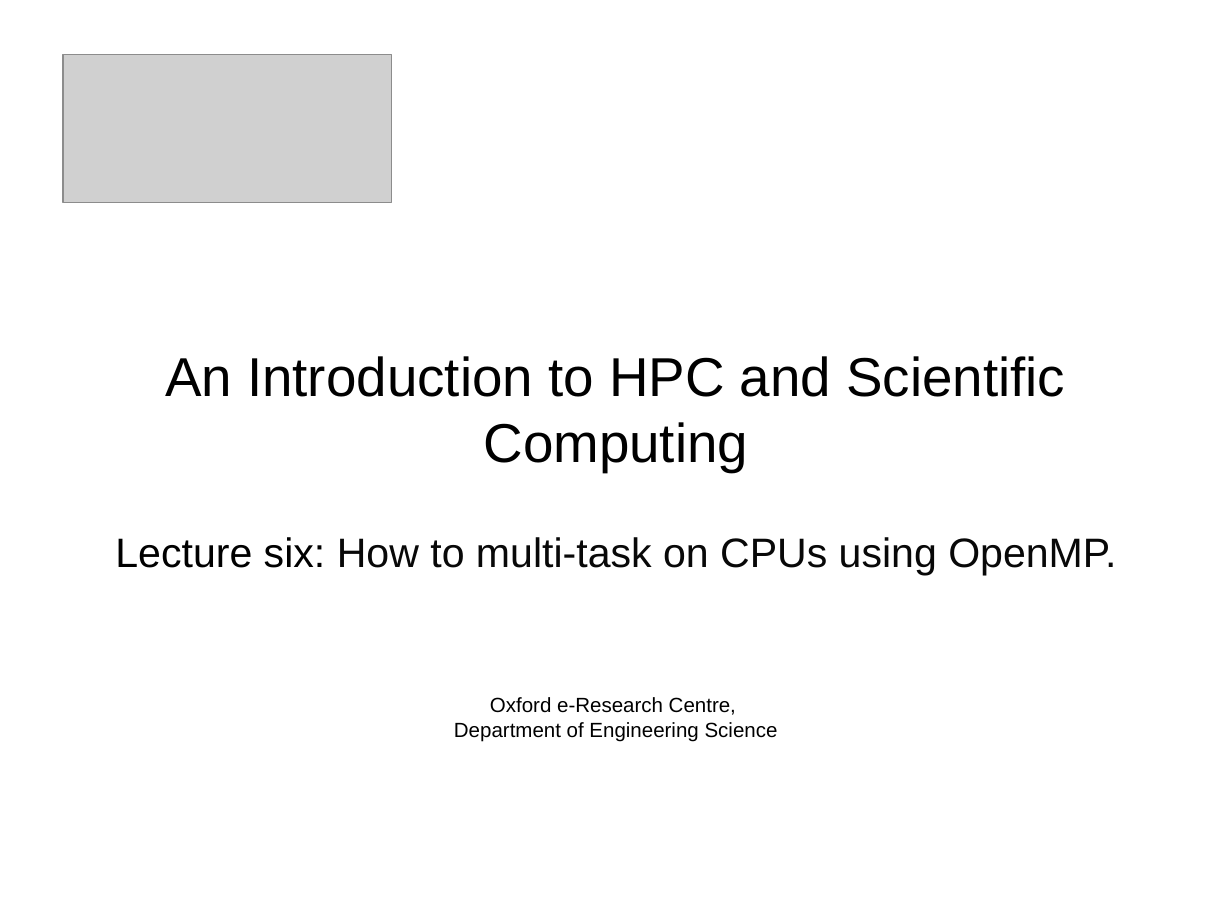
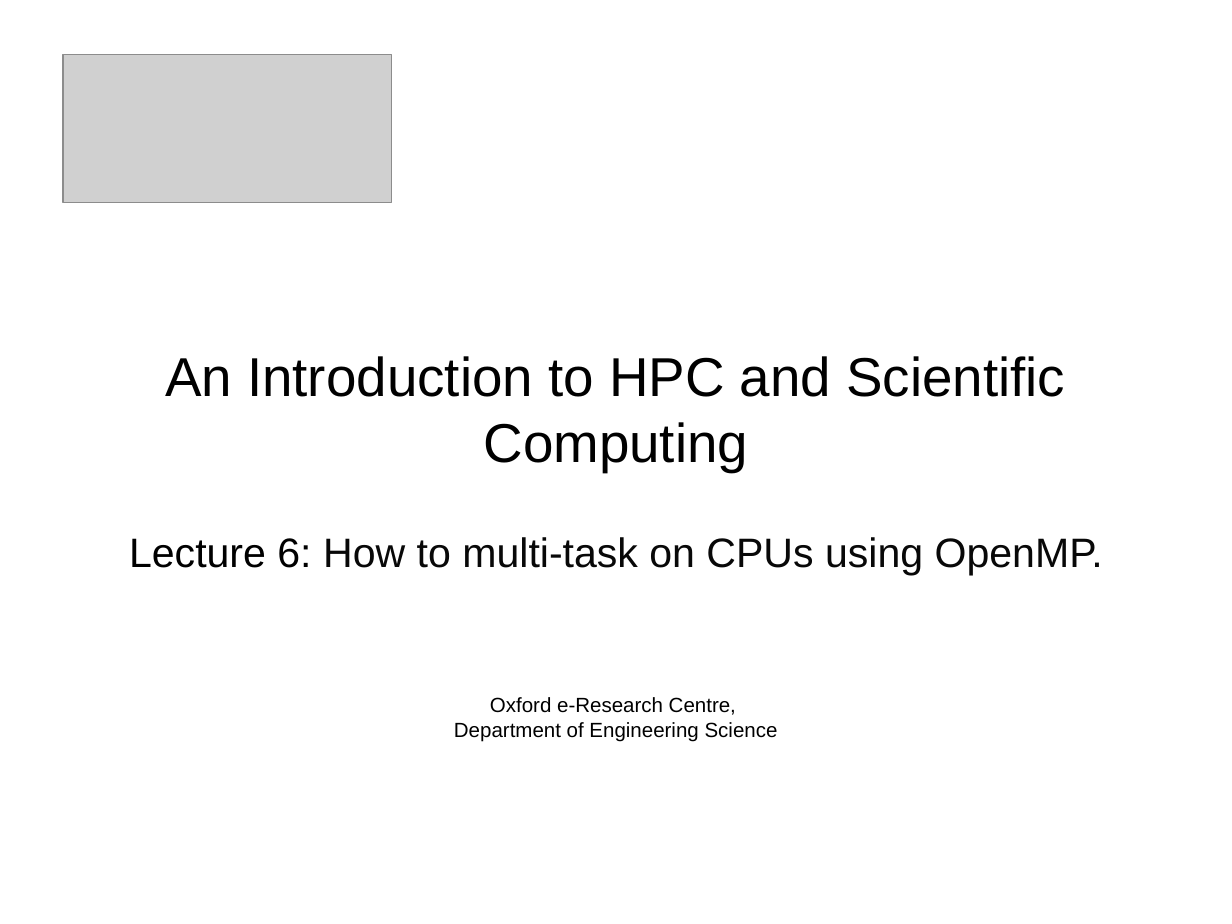
Before and after one commit to francisjudd/CWM-HPC, a slide deck: slide 1 of Lectures/pptx/6_Lecture_six.pptx. Drawn at 1232x924 pixels with LibreOffice and Linux fonts; fonts in the diff are those of the drawing; grey boxes stand for pictures; background and template pictures are left out. Boxes give left, top, right and bottom in pixels: in the first picture for what was removed or moved away, otherwise in the second. Text is boxed around its words. In the diff, an @@ line names an element or a change of style, - is before the commit and + after.

```diff
--- a/Lectures/pptx/6_Lecture_six.pptx
+++ b/Lectures/pptx/6_Lecture_six.pptx
@@ text at (x1=129, y1=537, x2=1103, y2=575): text changed @@
-Lecture six: How to multi-task on CPUs using OpenMP.
+Lecture 6: How to multi-task on CPUs using OpenMP.
```
Also in this commit, not shown: 1 other slide changed, 1 other file.
